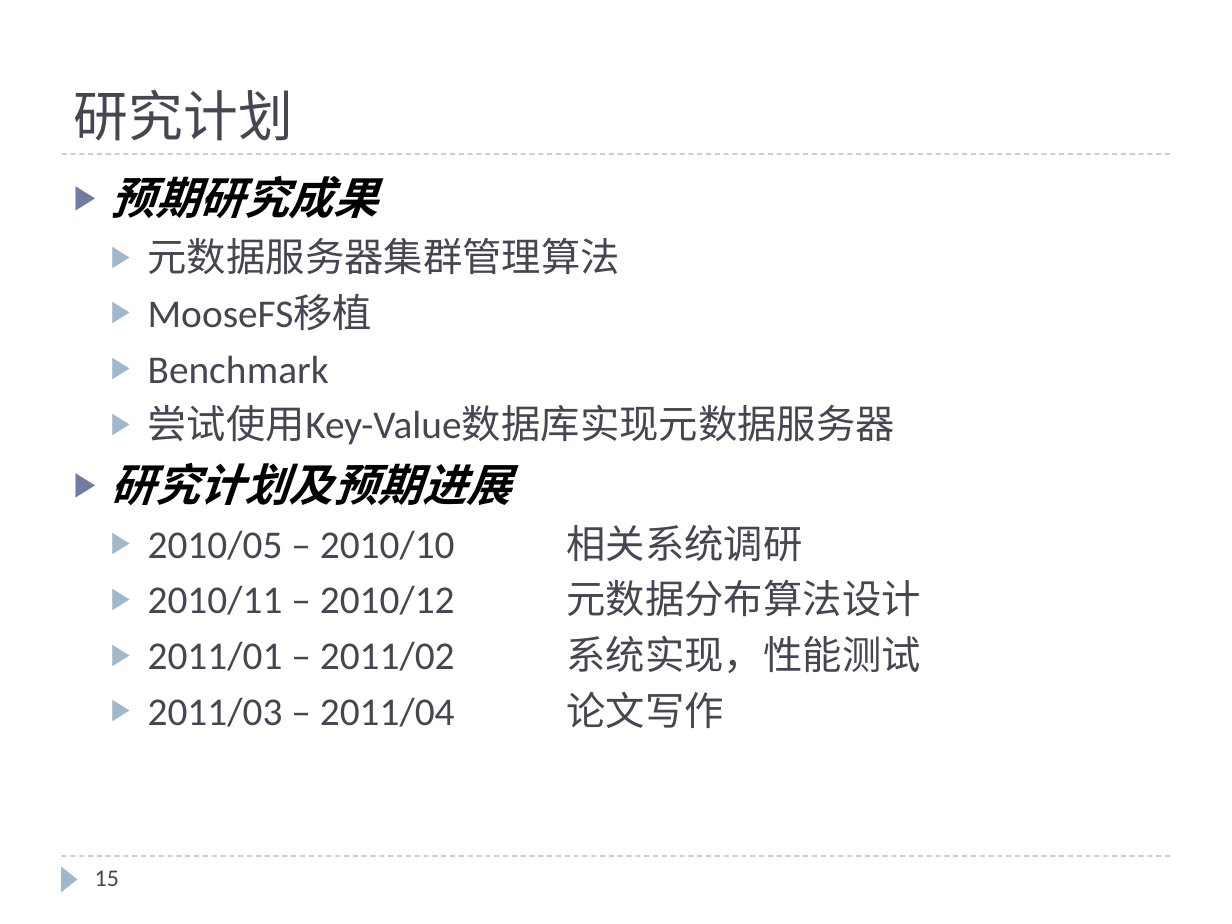
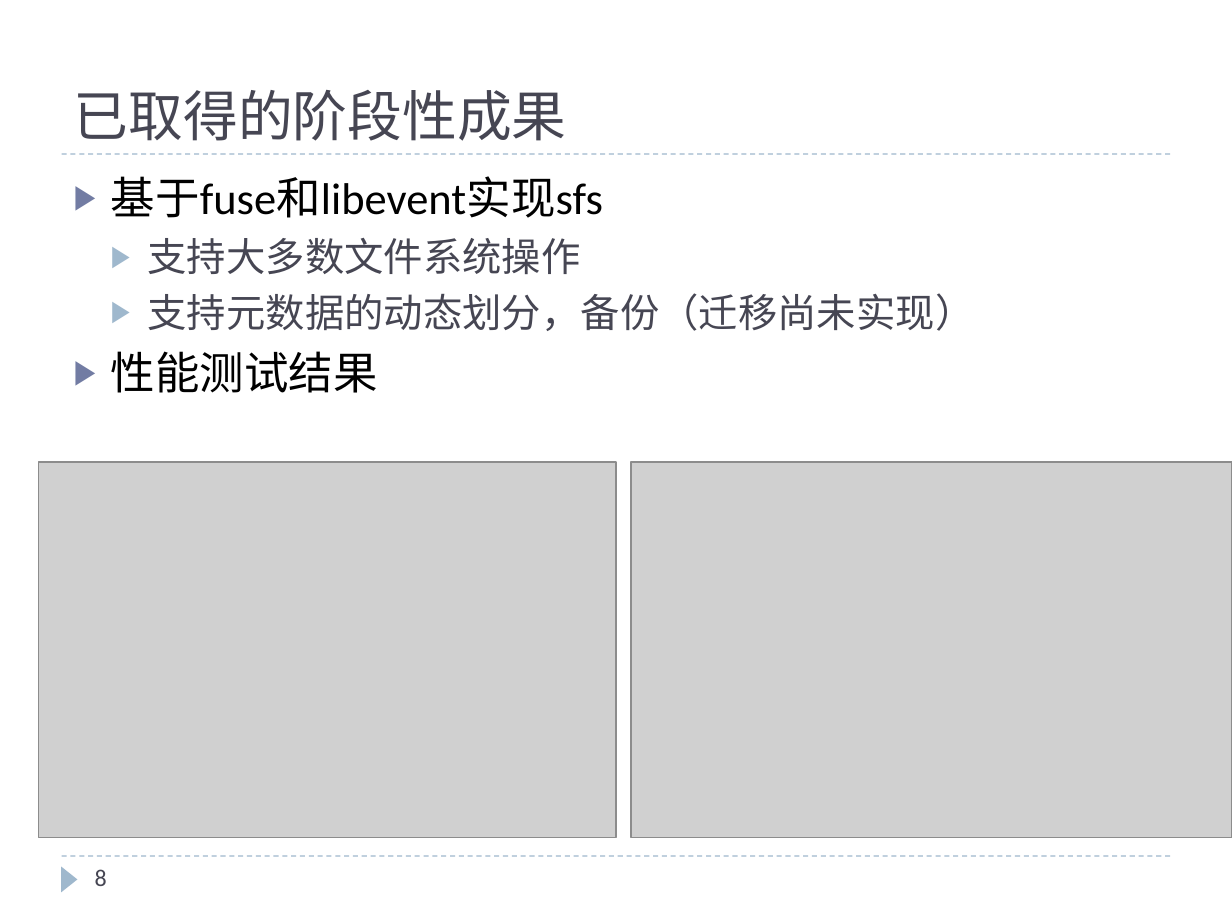
Before and after one commit to cheliequan/idning-paper, a slide deck: slide 8 of draft/中期.pptx (slide 15 before the commit). Drawn at 1232x924 pixels with LibreOffice and Linux fonts; fonts in the diff are those of the drawing; grey boxes stand for pictures. Boxes give left, top, right and bottom in pixels: in the first picture for what was removed or moved away, otherwise in the second. Text is boxed around its words. In the diff, an @@ line names an element or a change of style, - is before the commit and + after.

```diff
--- a/draft/中期.pptx
+++ b/draft/中期.pptx
@@ title at (74,90,567,141): text changed @@
-研究计划
+已取得的阶段性成果
@@ text at (111,176,975,393): text changed @@
-▶ 预期研究成果
-  ▶ 元数据服务器集群管理算法
-  ▶ MooseFS移植
-  ▶ Benchmark
-  ▶ 尝试使用Key-Value数据库实现元数据服务器
-▶ 研究计划及预期进展
-  ▶ 2010/05 – 2010/10 相关系统调研
-  ▶ 2010/11 – 2010/12 元数据分布算法设计
-  ▶ 2011/01 – 2011/02 系统实现，性能测试
-  ▶ 2011/03 – 2011/04 论文写作
+▶ 基于fuse和libevent实现sfs
+  ▶ 支持大多数文件系统操作
+  ▶ 支持元数据的动态划分，备份（迁移尚未实现）
+▶ 性能测试结果
@@ picture added at (38,462,616,838) @@
@@ picture added at (631,462,1232,838) @@
@@ page number at (95,869,107,886): text changed @@
-15
+8
```
Also in this commit, not shown: 5 other slides changed, 4 slides added, 10 slides removed, 2 other files.
